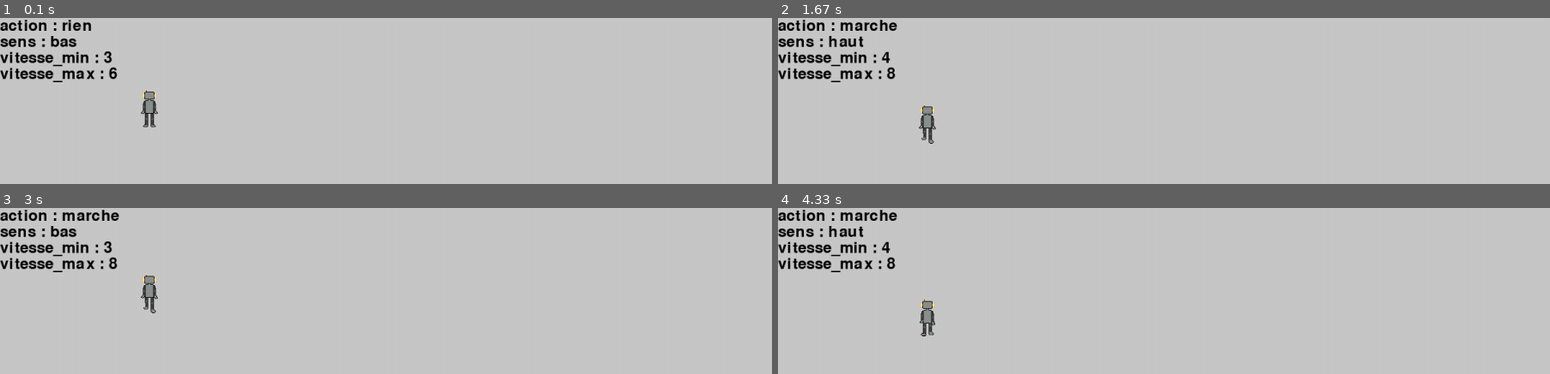
Above: before the commit, frames 1-4 (two rows, left to right).
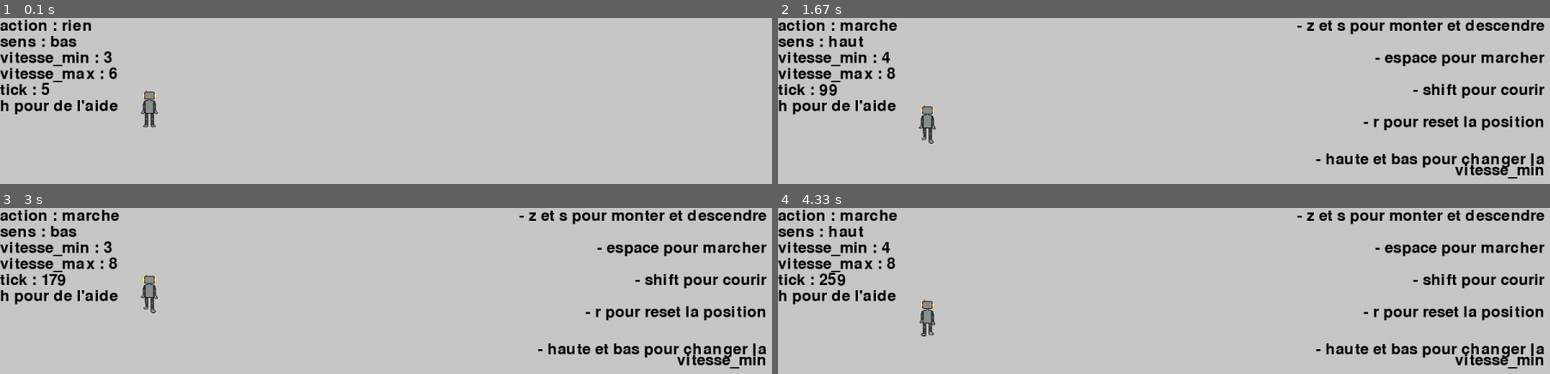
Above: after the commit, the same moments.

Repository: artieur262/Roborancon
Game: pygame game, started from main.py
Two runs of this game, one before a commit and one after it. Both use one fixed random seed, a clock stepped at 60 frames per second and the inputs below.
Inputs (mouse positions are in pixels of both pictures, inside the frame that each line leads up to):
- Up to frame 1 (0.1 s): no input
- Up to frame 2 (1.67 s): hold H 0.33-0.8 s; hold Right 0.33-0.8 s; move the mouse to (outside the picture) at 0.37 s; hold Right 0.83-1.3 s; move the mouse to (outside the picture) at 0.87 s; tap Space at 0.9, 1.2, 1.4 s; tap Shift at 0.98 s; hold Up 1.33-1.63 s; move the mouse to (outside the picture) at 1.37 s; tap S at 1.48 s
- Up to frame 3 (3 s): hold Right 1.67-2.13 s; move the mouse to (outside the picture) at 1.7 s; tap Space at 1.73, 2.03, 2.23, 2.53, 2.8 s; hold Left 2.17-2.7 s; move the mouse to (outside the picture) at 2.2 s; tap Shift at 2.32 s; hold Down from 2.73 s (still down); move the mouse to (outside the picture) at 2.77 s; tap S at 2.88 s
- Up to frame 4 (4.33 s): release Down at 3.03 s; hold Left 3.07-3.47 s; move the mouse to (1279, 266) at 3.1 s; tap Space at 3.13, 3.43, 3.57, 3.97, 4.27 s; hold Up 3.5-3.87 s; move the mouse to (outside the picture) at 3.53 s; tap Shift at 3.65 s; hold Right from 3.9 s (still down); move the mouse to (outside the picture) at 3.93 s; tap S at 4.05 s

The runs differ from the first frame. In frame 1, 0.7% of the frame differs, in the area x 0-16%, y 38-59%; in frame 2, 5.5%; in frame 3, 5.5%; in frame 4, 5.5%, in the area x 0-100%, y 1-97%.

Commit message:
ajout d'un nouveaux mode d'affichage et modification de teste5

Diff:
--- a/interface/graphique.py
+++ b/interface/graphique.py
@@ -365,7 +365,7 @@
         police (pygame.font.Font): est la police du texte
         color (tuple[int]): est la couleur du texte
         mode (str, optional): est le mode de placement du texte. Defaults to "centrage".
-                              ("centrage", "haut_gauche", "gauche_centre", "centrage_haut")
+                ("centrage", "haut_gauche", "gauche_centre", "haut_droit", "centrage_haut")
     Returns:
         image (pygame.Surface): est image avec son texte
     """
@@ -391,6 +391,16 @@
                 image.blit(
                     police.render(ligne, 2, color),
                     (0, i * dimention_ligne[1]),
+                )
+        case "haut_droit":
+            for i, ligne in enumerate(texte_decoupe):
+                dimention_ligne = police.size(ligne)
+                image.blit(
+                    police.render(ligne, 2, color),
+                    (
+                        dimention_image[0] - dimention_ligne[0],
+                        i * dimention_ligne[1],
+                    ),
                 )
         case "centrage_haut":
             for i, ligne in enumerate(texte_decoupe):
--- a/teste5.py
+++ b/teste5.py
@@ -15,7 +15,16 @@
     tick = 0
     action="rien"
     sens="bas"
-    list_text = [genere_texture((250,25),(0,0,0,0)) for _ in range(4)]
+    aide=False
+    aide_text=genere_texture((400,250),(0,0,0,0))
+    aide_text=place_texte_in_texture(aide_text,"- z et s pour monter et descendre\n\n"+
+                                     "- espace pour marcher\n\n"+
+                                     "- shift pour courir\n\n"+
+                                     "- r pour reset la position\n\n"+
+                                     "- haute et bas pour changer la vitesse_min\n\n"+
+                                     "- droite et gauche pour changer la vitesse_max\n\n",
+                                     pygame.font.Font(None, 36),(0,0,0),"haut_droit")
+    list_text = [genere_texture((250,25),(0,0,0,0)) for _ in range(6)]
     playeur.set_pos((100, 10))
     while True:
         for event in pygame.event.get():
@@ -26,6 +35,8 @@
                     action = "marche" if action == "rien" else "rien"
                     if action == "rien":
                         playeur.arrete()
+                if event.key == pygame.K_h:
+                    aide = not aide
                 if event.key == pygame.K_r:
                     playeur.set_pos((100, 10))
                 if event.key == pygame.K_UP:
@@ -66,8 +77,12 @@
         list_text[1]=place_texte_in_texture(list_text[1],"sens : "+sens,pygame.font.Font(None, 36),(0,0,0),"haut_gauche")
         list_text[2]=place_texte_in_texture(list_text[2],"vitesse_min : "+str(playeur.stats["vitesse_min"]),pygame.font.Font(None, 36),(0,0,0),"haut_gauche")
         list_text[3]=place_texte_in_texture(list_text[3],"vitesse_max : "+str(playeur.stats["vitesse_max"]),pygame.font.Font(None, 36),(0,0,0),"haut_gauche")
+        list_text[4]=place_texte_in_texture(list_text[4],"tick : "+str(tick),pygame.font.Font(None, 36),(0,0,0),"haut_gauche")
+        list_text[5]=place_texte_in_texture(list_text[5],"h pour de l'aide",pygame.font.Font(None, 36),(0,0,0),"haut_gauche")
         for i,text in enumerate(list_text):
             screen.blit(text,(0,25*i))
+        if aide:
+            screen.blit(aide_text,(screen.get_width()-410,0))
         pygame.display.flip()
         clok.tick(60)
         tick += 1
